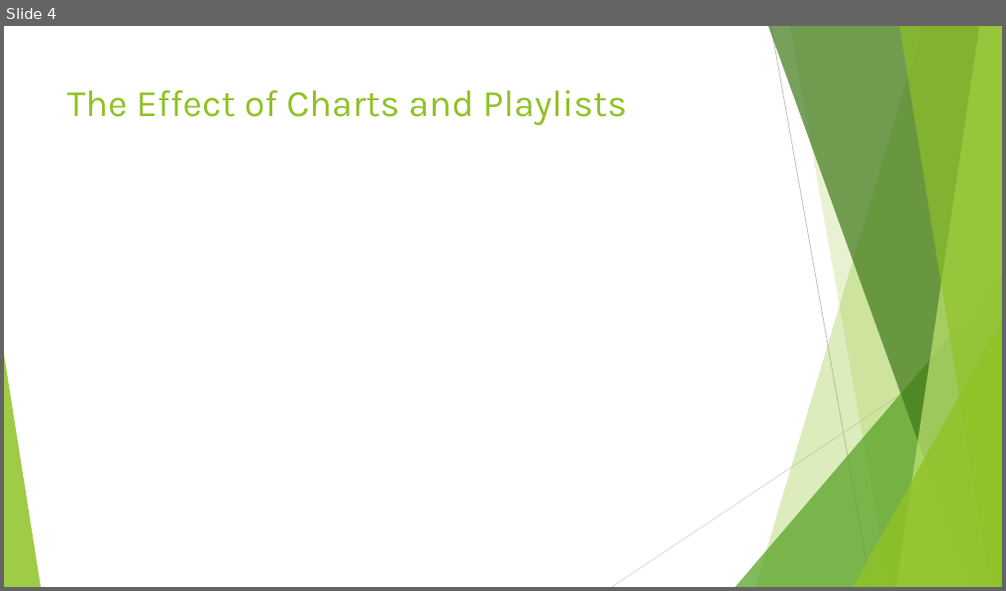
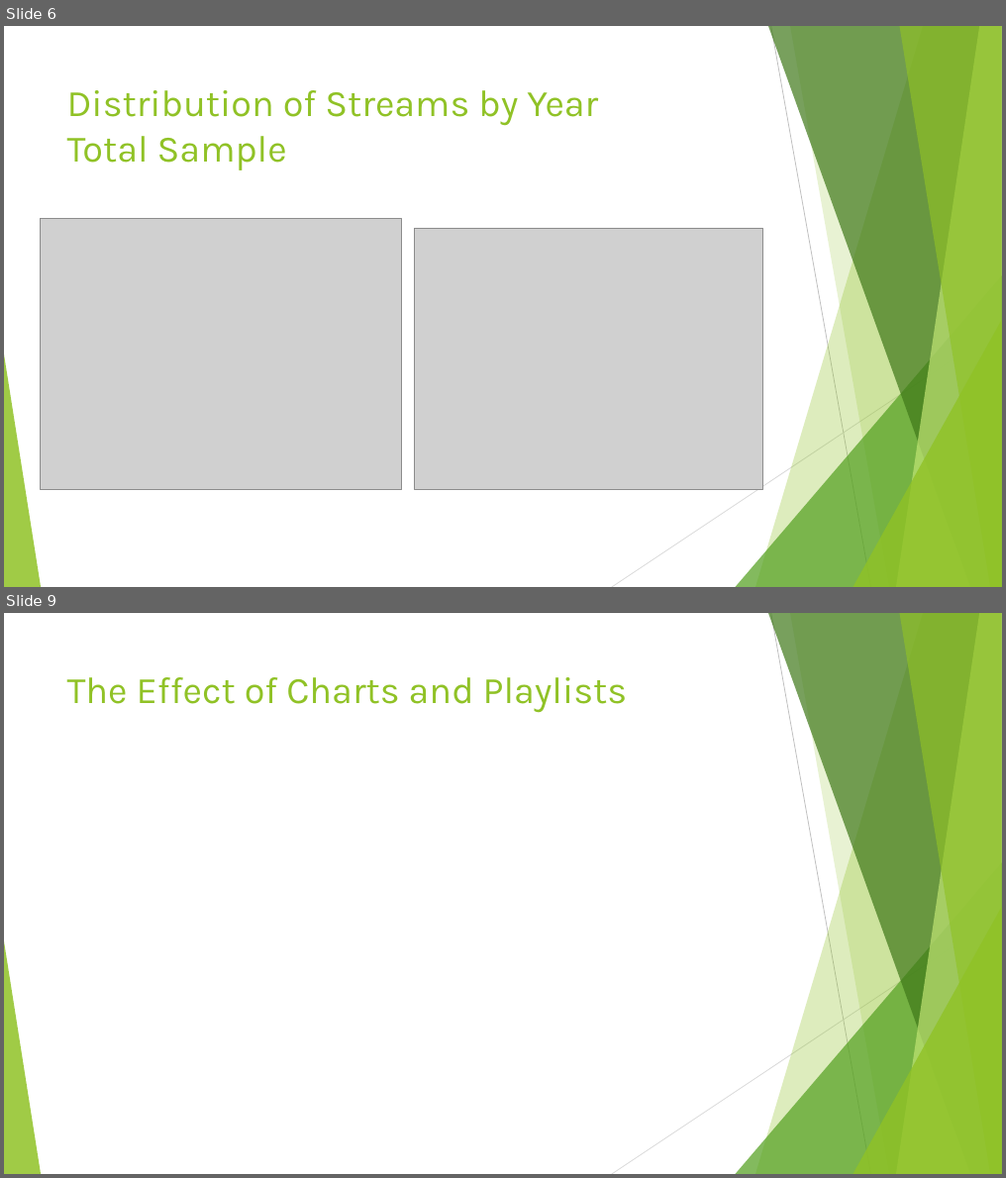
Before and after one commit to d6kramer/project-1-group-08, a slide deck: Project_1_Spotify_2023_Analysis.pptx. Shown one above the other, each under a label of ours: slide 4 before the commit, slides 6 and 9 after it; the slides between them are not shown. The pictures are 1006x591 and 1006x1178 pixels, drawn with LibreOffice and Linux fonts; fonts in the diff are those of the drawing; grey boxes stand for pictures. Boxes give left, top, right and bottom in pixels: in the first picture for what was removed or moved away, otherwise in the second. Text is boxed around its words. In the diff, an @@ line names an element or a change of style, - is before the commit and + after.

```diff
--- a/Project_1_Spotify_2023_Analysis.pptx
+++ b/Project_1_Spotify_2023_Analysis.pptx
@@ slide 6 added at <box>4,26,1002,587</box>, background #FFFFFF; not listed: 10 template elements that a slide beside it also shows @@
@@ title added at <box>67,90,598,171</box>, 36 pt, text #90C226 @@
+Distribution of Streams by Year
+Total Sample
@@ picture added at <box>40,219,402,490</box> @@
@@ picture added at <box>415,229,764,490</box> @@
@@ what was slide 4 is now slide 9 @@
```
Also in this commit, not shown: 1 slide changed, 4 other slides added, 3 other files.
